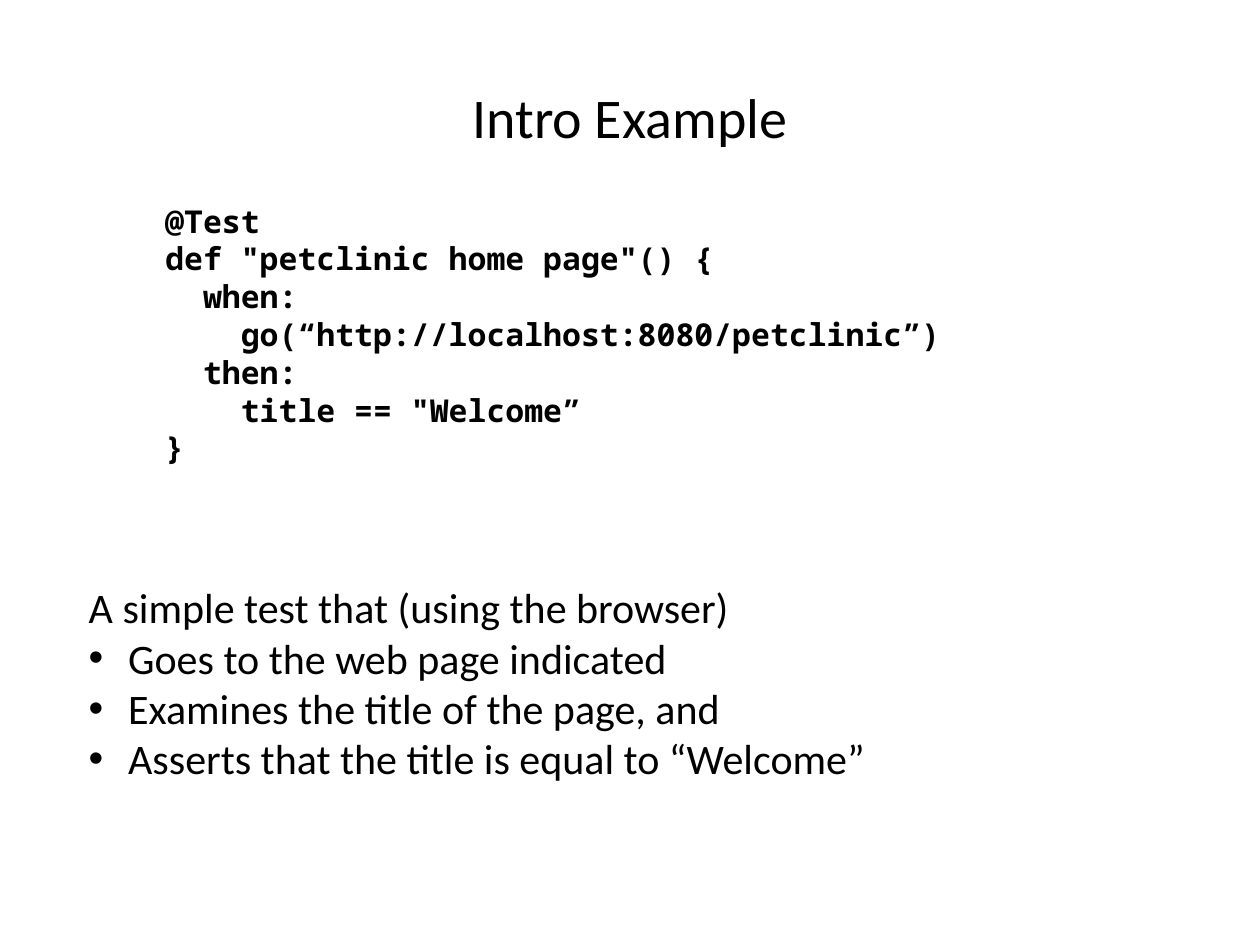
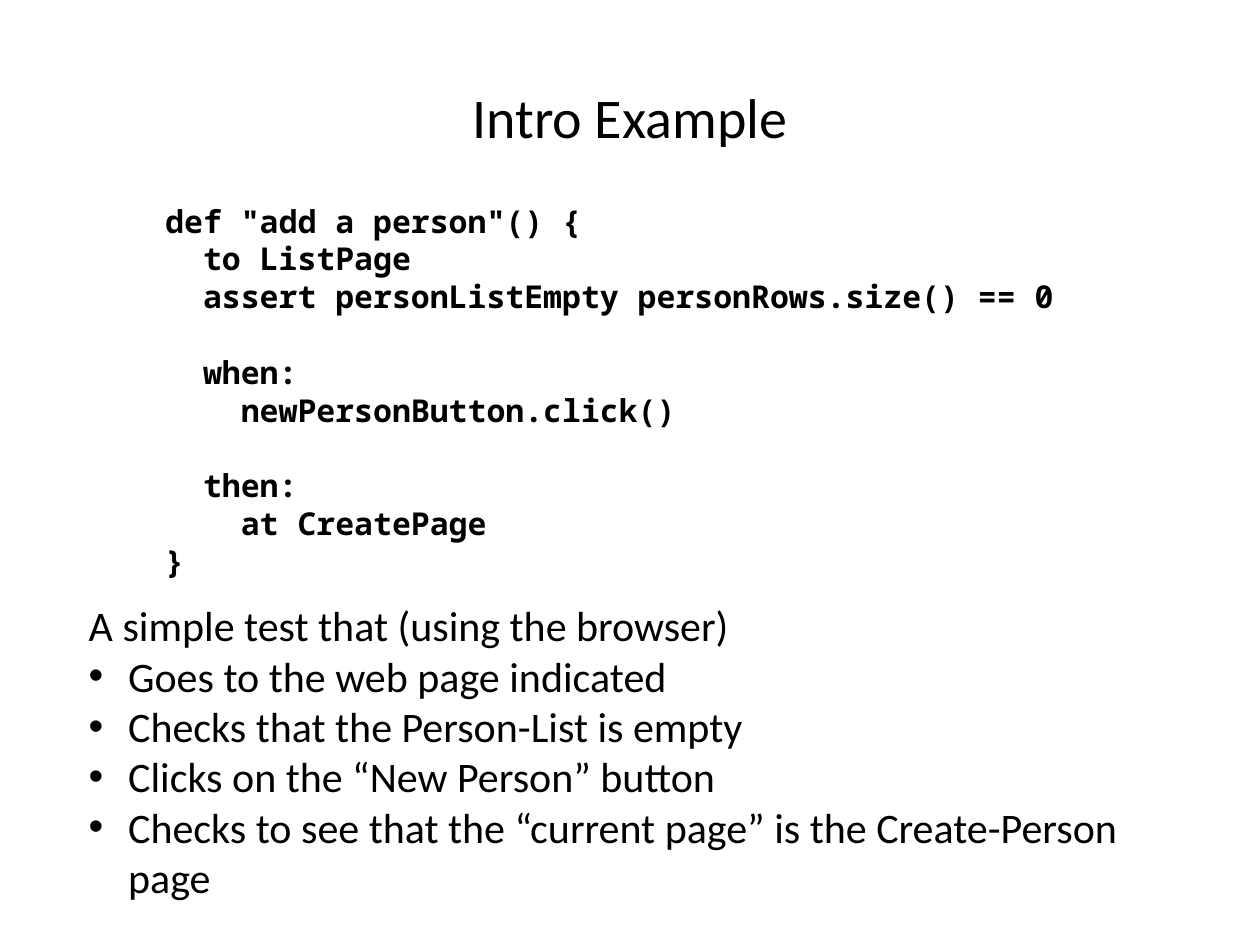
Before and after one commit to RichardAlexanderGreen/example-geb, a slide deck: slide 10 of GebTalk.pptx. Drawn at 1260x945 pixels with LibreOffice and Linux fonts; fonts in the diff are those of the drawing. Boxes give left, top, right and bottom in pixels: in the first picture for what was removed or moved away, otherwise in the second. Text is boxed around its words. In the diff, an @@ line names an element or a change of style, - is before the commit and + after.

```diff
--- a/GebTalk.pptx
+++ b/GebTalk.pptx
@@ text at (165, 209, 1054, 316): text changed @@
-@Test
-def "petclinic home page"() {
+def "add a person"() {
+to ListPage
+assert personListEmpty personRows.size() == 0
@@ text at (241, 397, 676, 428): text changed @@
-go(“http://localhost:8080/petclinic”)
+newPersonButton.click()
@@ text at (241, 512, 487, 543): text changed @@
-title == "Welcome”
+at CreatePage
@@ text "A simple test that (using ...": place and size @@
-text "A simple test that (using ..." at (89, 592, 865, 781)
+text "A simple test that (using ..." at (89, 610, 1117, 901)
@@ text at (128, 712, 1117, 901): text changed @@
-• Examines the title of the page, and
-• Asserts that the title is equal to “Welcome”
+• Checks that the Person-List is empty
+• Clicks on the “New Person” button
+• Checks to see that the “current page” is the Create-Person page
```
Also in this commit, not shown: 15 other slides changed, 3 slides added, 1 slide removed.
